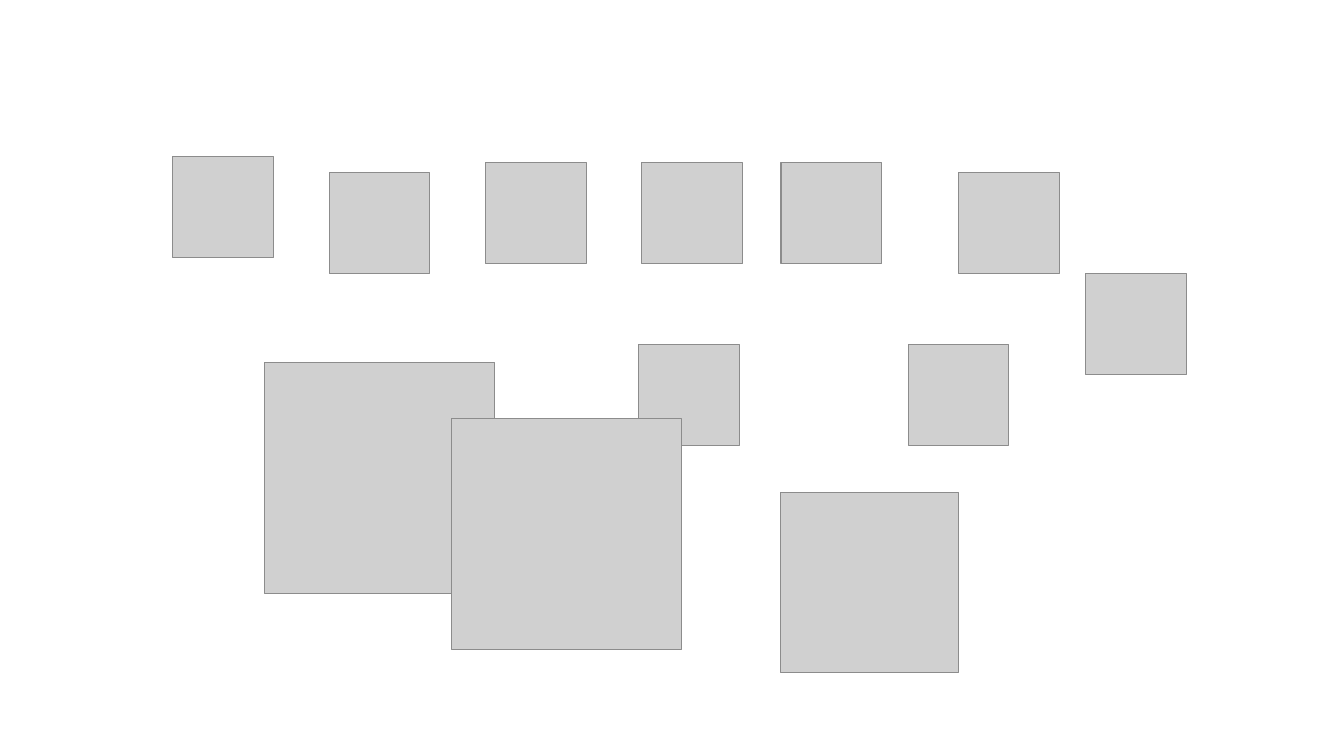
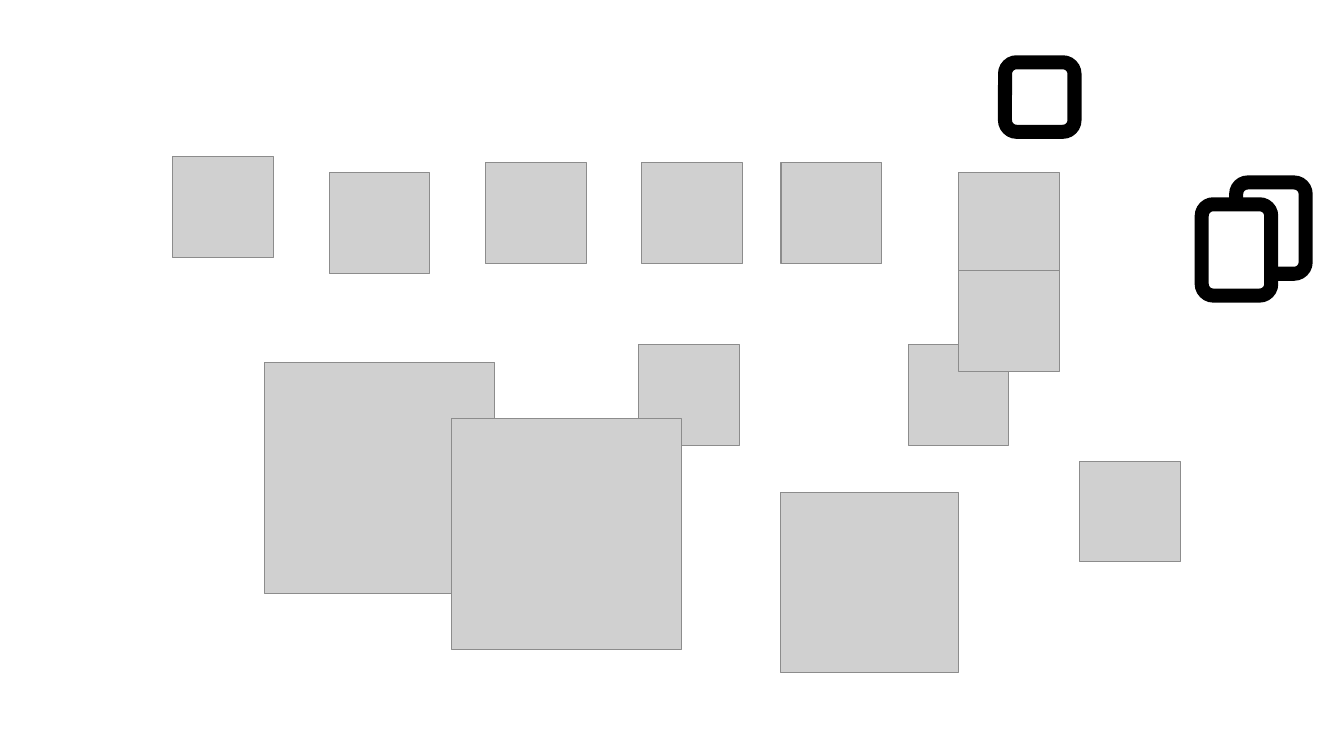
Before and after one commit to BCDA-APS/QSview, a slide deck: slide 3 of src/QSviz/resources/icons.pptx. Drawn at 1344x756 pixels with LibreOffice and Linux fonts; fonts in the diff are those of the drawing; grey boxes stand for pictures. Boxes give left, top, right and bottom in pixels: in the first picture for what was removed or moved away, otherwise in the second. Text is boxed around its words. In the diff, an @@ line names an element or a change of style, - is before the commit and + after.

```diff
--- a/src/QSviz/resources/icons.pptx
+++ b/src/QSviz/resources/icons.pptx
@@ rounded rectangle added at [989, 46, 1089, 146], outline #FFFFFF 10 pt @@
@@ rounded rectangle added at [1005, 63, 1075, 132], outline #000000 10 pt @@
@@ rounded rectangle added at [1180, 162, 1329, 312], outline #FFFFFF 6 pt @@
@@ rounded rectangle added at [1202, 205, 1271, 296], fill #FFFFFF, outline #000000 10 pt @@
@@ rounded rectangle added at [1236, 182, 1306, 274], outline #000000 10 pt @@
@@ picture: place and size @@
-picture at [1086, 274, 1187, 375]
+picture at [959, 270, 1060, 371]
@@ picture added at [1080, 462, 1181, 563] @@
```
Also in this commit, not shown: 1 other file.
